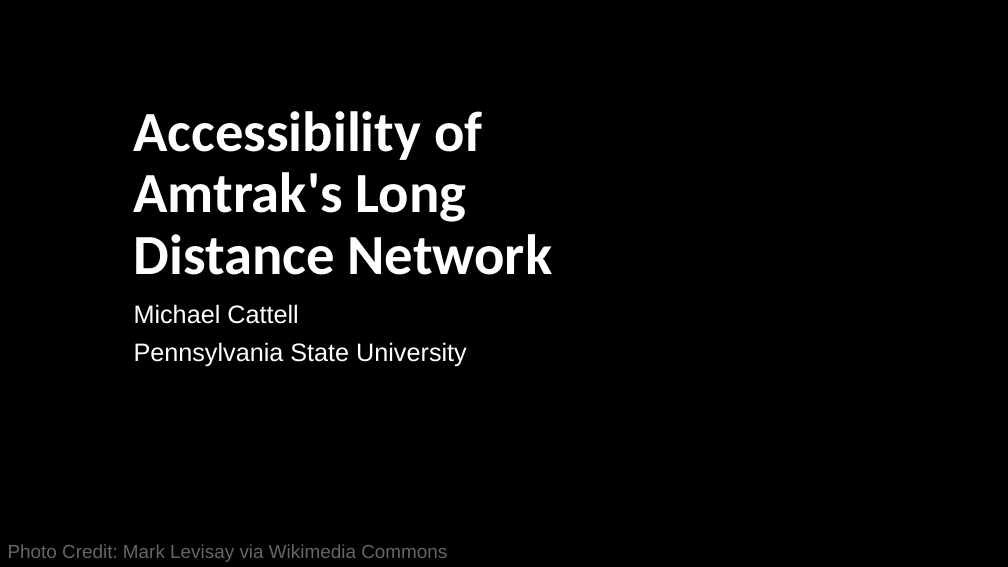
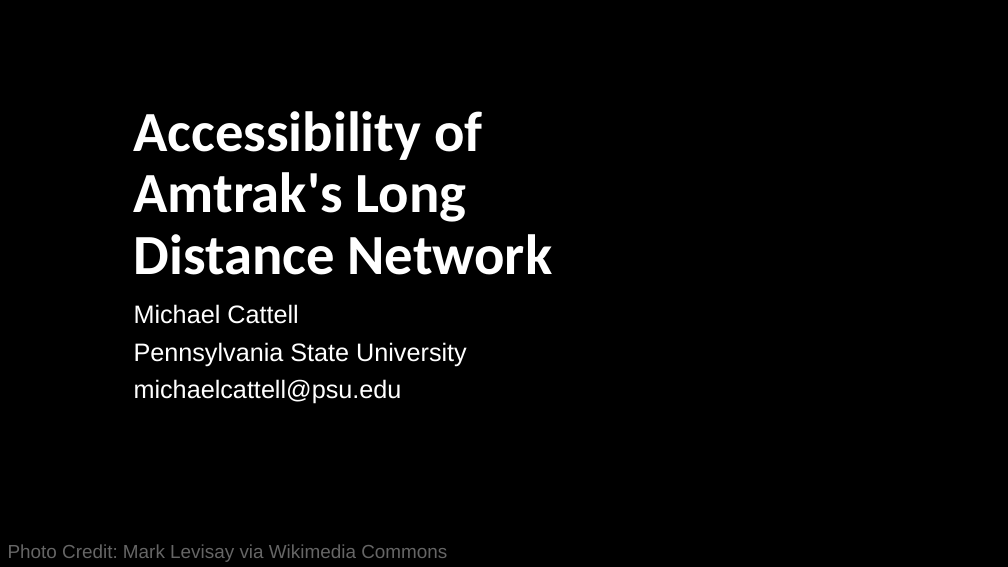
Before and after one commit to mjcj01/mjcAmtrakLDR, a slide deck: slide 1 of Documents/mjc_aag_talk_slidedeck.pptx. Drawn at 1008x567 pixels with LibreOffice and Linux fonts; fonts in the diff are those of the drawing; background and template pictures are left out. Boxes give left, top, right and bottom in pixels: in the first picture for what was removed or moved away, otherwise in the second. Text is boxed around its words. In the diff, an @@ line names an element or a change of style, - is before the commit and + after.

```diff
--- a/Documents/mjc_aag_talk_slidedeck.pptx
+++ b/Documents/mjc_aag_talk_slidedeck.pptx
@@ subtitle at [134, 379, 402, 404]: paragraph added @@
+michaelcattell@psu.edu
```
Also in this commit, not shown: 17 other files.
